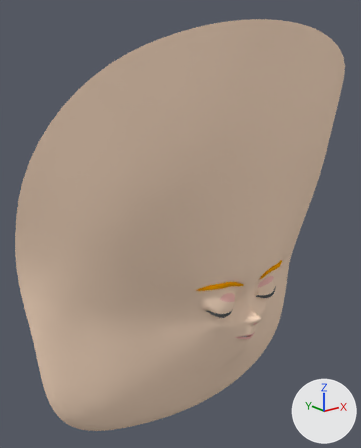
Before and after pictures for a commit that changed the Blender file HRI/face/blender/lighthead.blend.
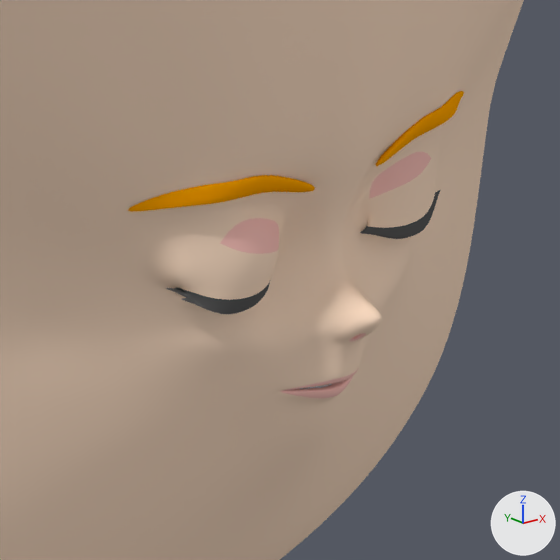
There are two pictures of each version: one whole from a 50 mm camera at (-3.48, -3.92, 2.17) aimed at (-0.28, 0.08, 0.57), one close up on the part from 45% to 85% of the width and 53% to 85% of the height. Lighting does not change. The marker at lower right points along +X, +Y and +Z. Shape keys are drawn at the values saved in each file.

Names of what the first close-up shows: 'head'.
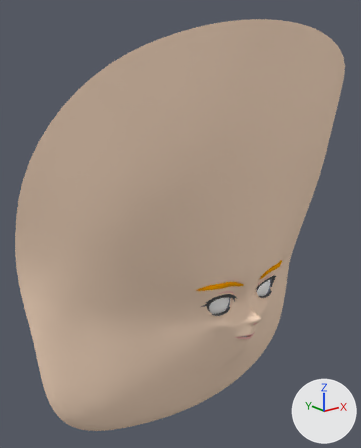
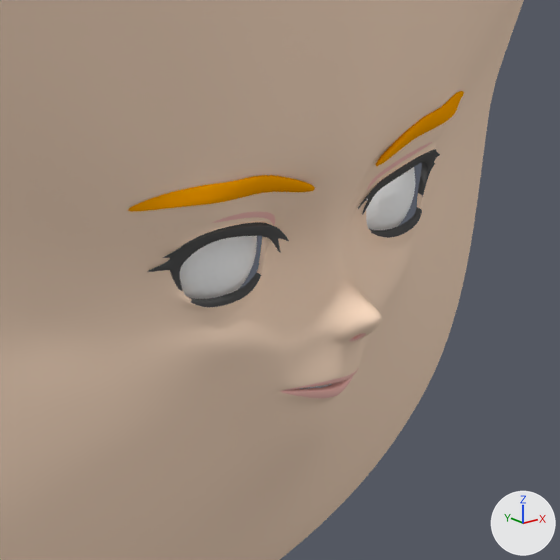
Boxes (x1, y1, x2, y2) around the edits, measured in the close-ups (560 x 560 px):
'head', reshaped: (0, 0, 524, 560) in both
'eye-R', unchanged, uncovered by the edit: after (180, 236, 257, 299)
'eye-L', unchanged, uncovered by the edit: after (366, 167, 415, 230)

The edits, one by one:
In shape key '43R EyelidTop-down' (key_0_43r_eyelidtop_down), value goes from 1.0 to 0.0.
In shape key '43L EyelidTop-down' (key_1_43l_eyelidtop_down), value goes from 1.0 to 0.0.
